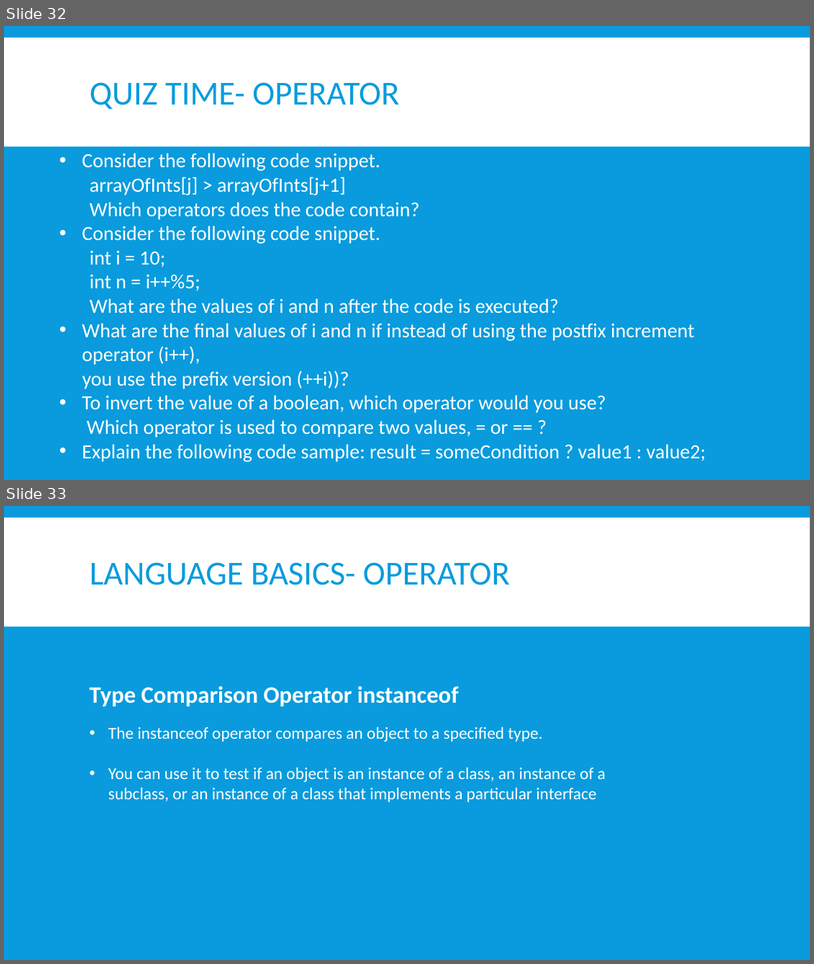
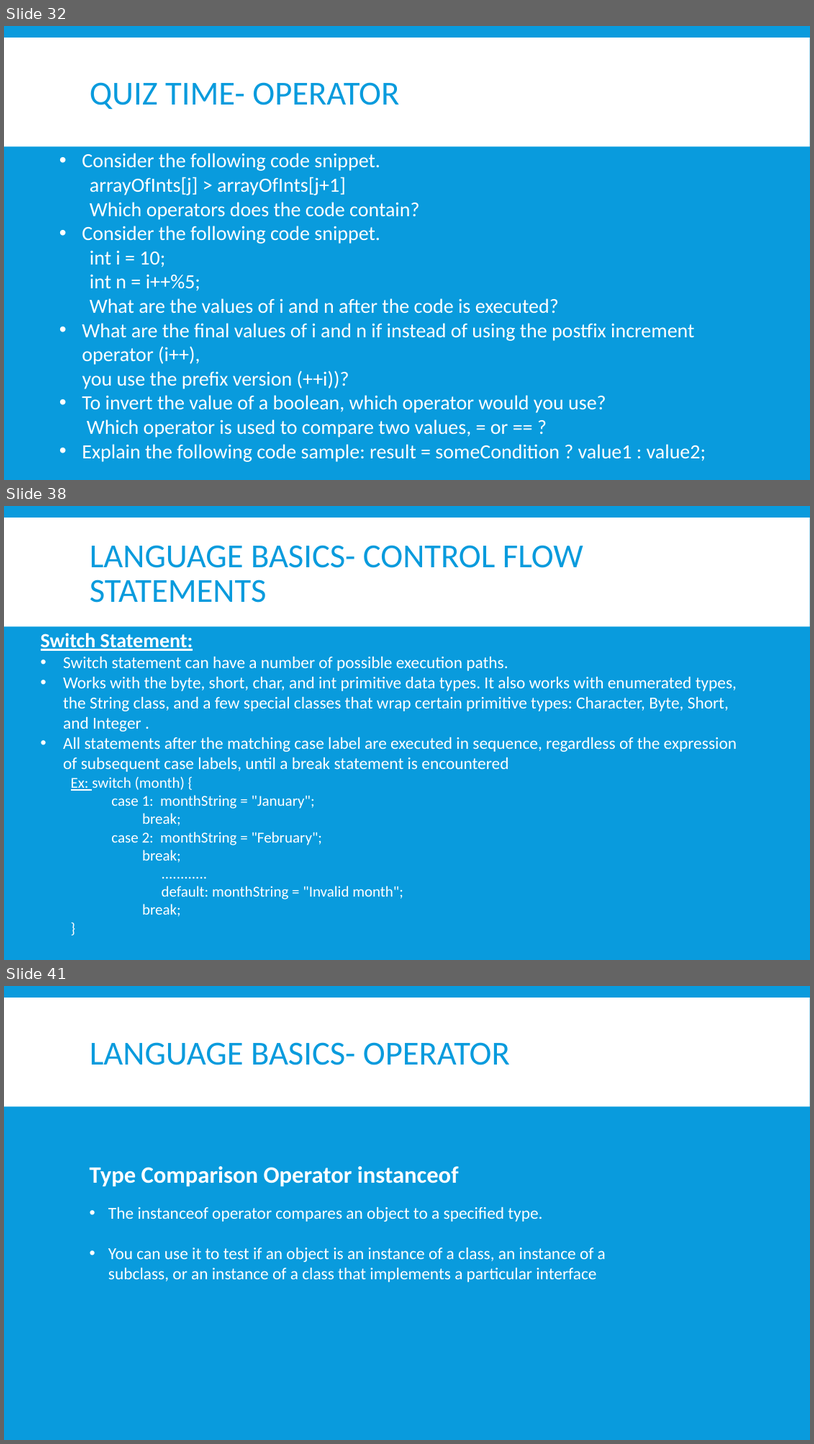
Before and after one commit to nmsgit1234/TechnicalDocs, a slide deck: training/core_java/core_java.pptx. Shown one above the other, each under a label of ours: slides 32 and 33 before the commit, slides 32, 38 and 41 after it; the slides between them are not shown. The pictures are 814x964 and 814x1444 pixels, drawn with LibreOffice and Linux fonts; fonts in the diff are those of the drawing. Boxes give left, top, right and bottom in pixels: in the first picture for what was removed or moved away, otherwise in the second. Text is boxed around its words. In the diff, an @@ line names an element or a change of style, - is before the commit and + after.

```diff
--- a/training/core_java/core_java.pptx
+++ b/training/core_java/core_java.pptx
@@ slide 38 added at [4,506,810,960], background #099BDD; not listed: 1 template element that a slide beside it also shows @@
@@ title added at [90,545,584,602], 40 pt, text #099BDD @@
+LANGUAGE BASICS- CONTROL FLOW STATEMENTS
@@ text added at [41,633,737,916], 20 pt, text #FFFFFF @@
+Switch Statement:
+• Switch statement can have a number of possible execution paths.
+• Works with the byte, short, char, and int primitive data types. It also works with enumerated types, the String class, and a few special classes that wrap certain primitive types: Character, Byte, Short, and Integer .
+• All statements after the matching case label are executed in sequence, regardless of the expression of subsequent case labels, until a break statement is encountered
+  Ex: switch (month) {
+  case 1: monthString = "January";
+  break;
+  case 2: monthString = "February";
+  break;
+  ............
+  default: monthString = "Invalid month";
+  break;
+  }
@@ what was slide 33 is now slide 41 @@
```
Also in this commit, not shown: 7 other slides added, 6 other files.
